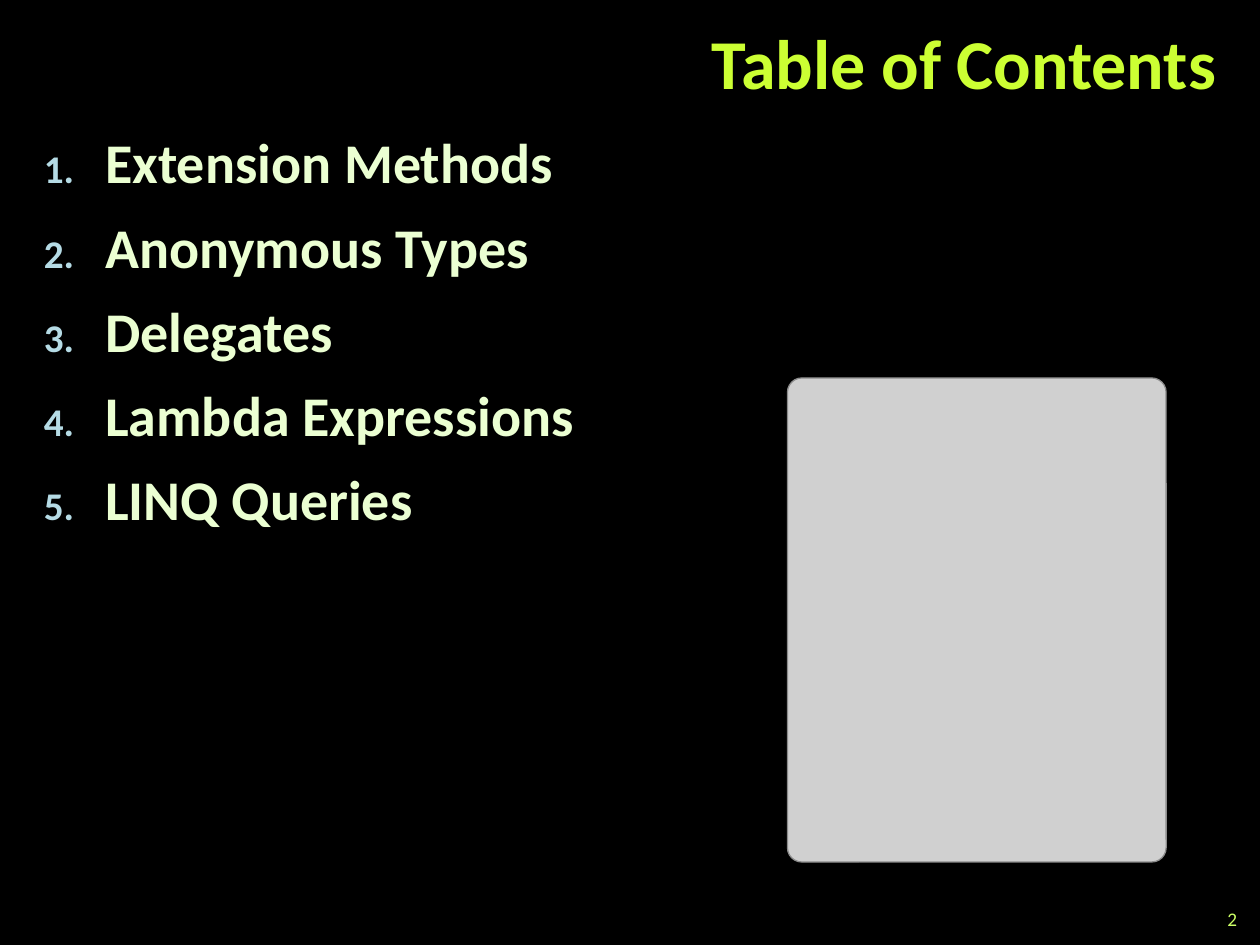
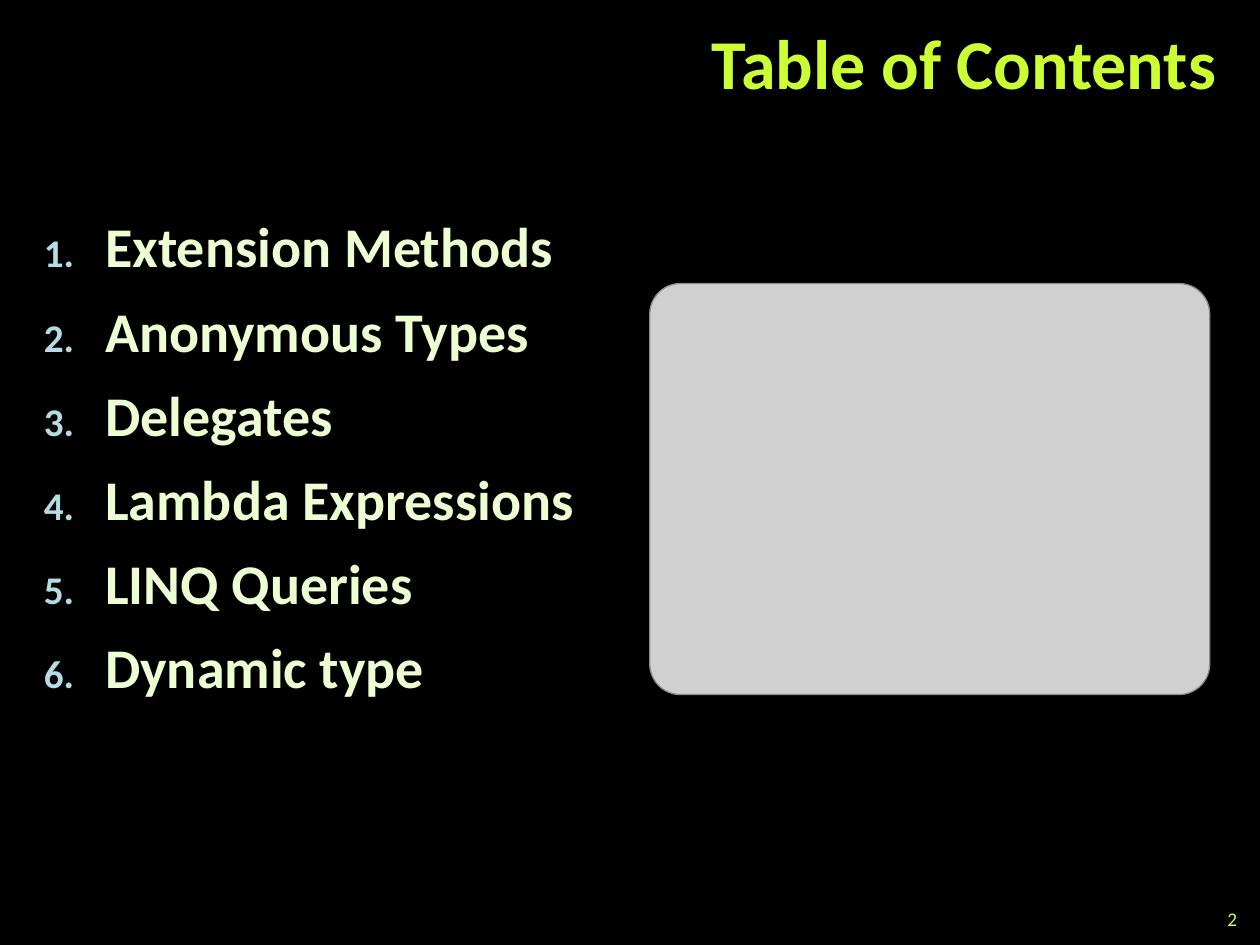
Before and after one commit to miroslavavramov/TelerikAcademy, a slide deck: slide 2 of CSharpOOP/17.ExtensionsDelegatesLambdaLINQ/Extension-Methods-Delegates-Lambda-LINQ.pptx. Drawn at 1260x945 pixels with LibreOffice and Linux fonts; fonts in the diff are those of the drawing; grey boxes stand for pictures; background and template pictures are left out. Boxes give left, top, right and bottom in pixels: in the first picture for what was removed or moved away, otherwise in the second. Text is boxed around its words. In the diff, an @@ line names an element or a change of style, - is before the commit and + after.

```diff
--- a/CSharpOOP/17.ExtensionsDelegatesLambdaLINQ/Extension-Methods-Delegates-Lambda-LINQ.pptx
+++ b/CSharpOOP/17.ExtensionsDelegatesLambdaLINQ/Extension-Methods-Delegates-Lambda-LINQ.pptx
@@ text "Extension Methods": place and size @@
-text "Extension Methods" at [105, 143, 573, 527]
+text "Extension Methods" at [105, 227, 573, 697]
@@ picture added at [650, 284, 1210, 694] @@
@@ picture removed at [788, 378, 1167, 862] @@
@@ text at [105, 648, 424, 697]: paragraph added @@
+6. Dynamic type
```
Also in this commit, not shown: 1 other slide changed, 12 slides added, 10 other files.
